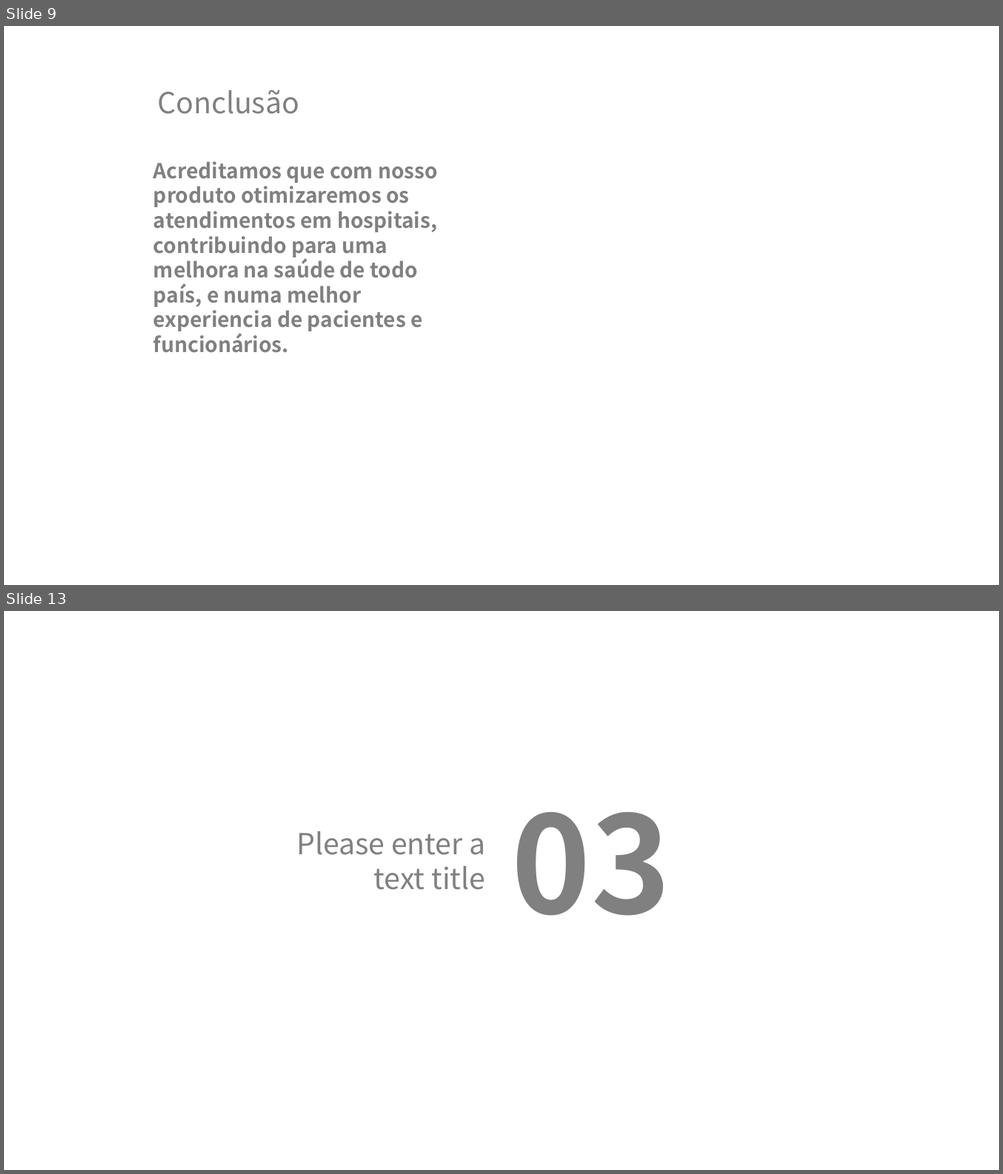
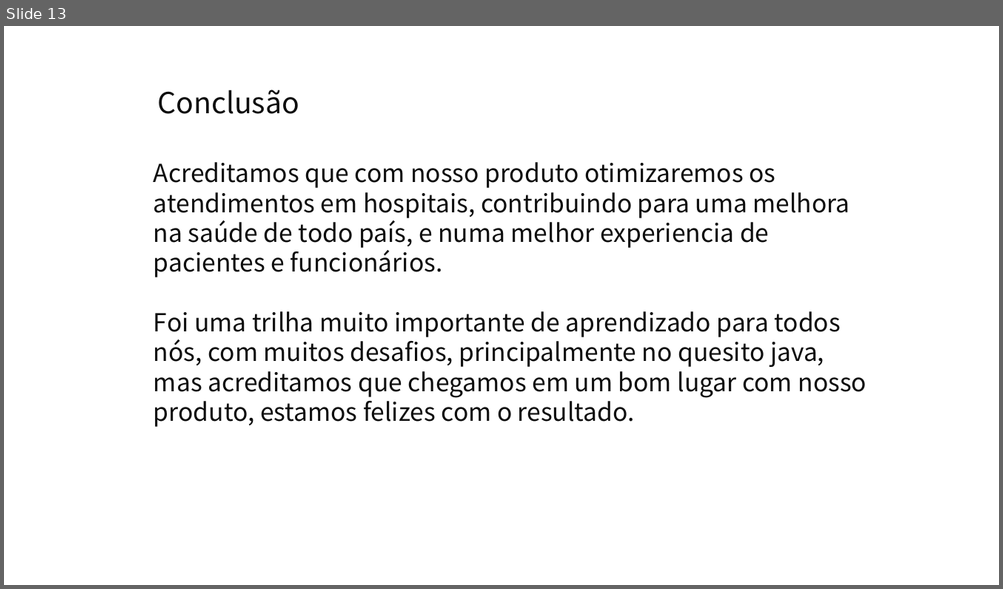
Before and after one commit to 2ADSC-Grupo9-HSO/Documentacao, a slide deck: Apresentações PPT/HSO-Sprint3.pptx. Shown one above the other, each under a label of ours: slides 9 and 13 before the commit, slide 13 after it; the slides between them are not shown. The pictures are 1003x1174 and 1003x589 pixels, drawn with LibreOffice and Linux fonts; fonts in the diff are those of the drawing; background and template pictures are left out. Boxes give left, top, right and bottom in pixels: in the first picture for what was removed or moved away, otherwise in the second. Text is boxed around its words. In the diff, an @@ line names an element or a change of style, - is before the commit and + after.

```diff
--- a/Apresentações PPT/HSO-Sprint3.pptx
+++ b/Apresentações PPT/HSO-Sprint3.pptx
@@ slide 13 removed at (4, 611, 999, 1170), background picture (left out) @@
@@ text removed at (296, 832, 485, 890) @@
-Please enter a text title
@@ text removed at (512, 812, 671, 916) @@
-03
@@ what was slide 9 is now slide 13 @@
@@ slide 13 changed as well @@
@@ text "Conclusão" at (158, 90, 299, 114): text colour #808080 to #0D0D0D @@
@@ text at (153, 162, 850, 278): size 20 to 24 pt, text colour #808080 to #0D0D0D, bold off in "Acreditamos que com nosso produto otimizaremos os ..." @@
@@ text at (153, 312, 867, 427): paragraph added @@
+Foi uma trilha muito importante de aprendizado para todos nós, com muitos desafios, principalmente no quesito java, mas acreditamos que chegamos em um bom lugar com nosso produto, estamos felizes com o resultado.
```
Also in this commit, not shown: 7 other slides changed, 7 slides added, 16 other slides removed.
